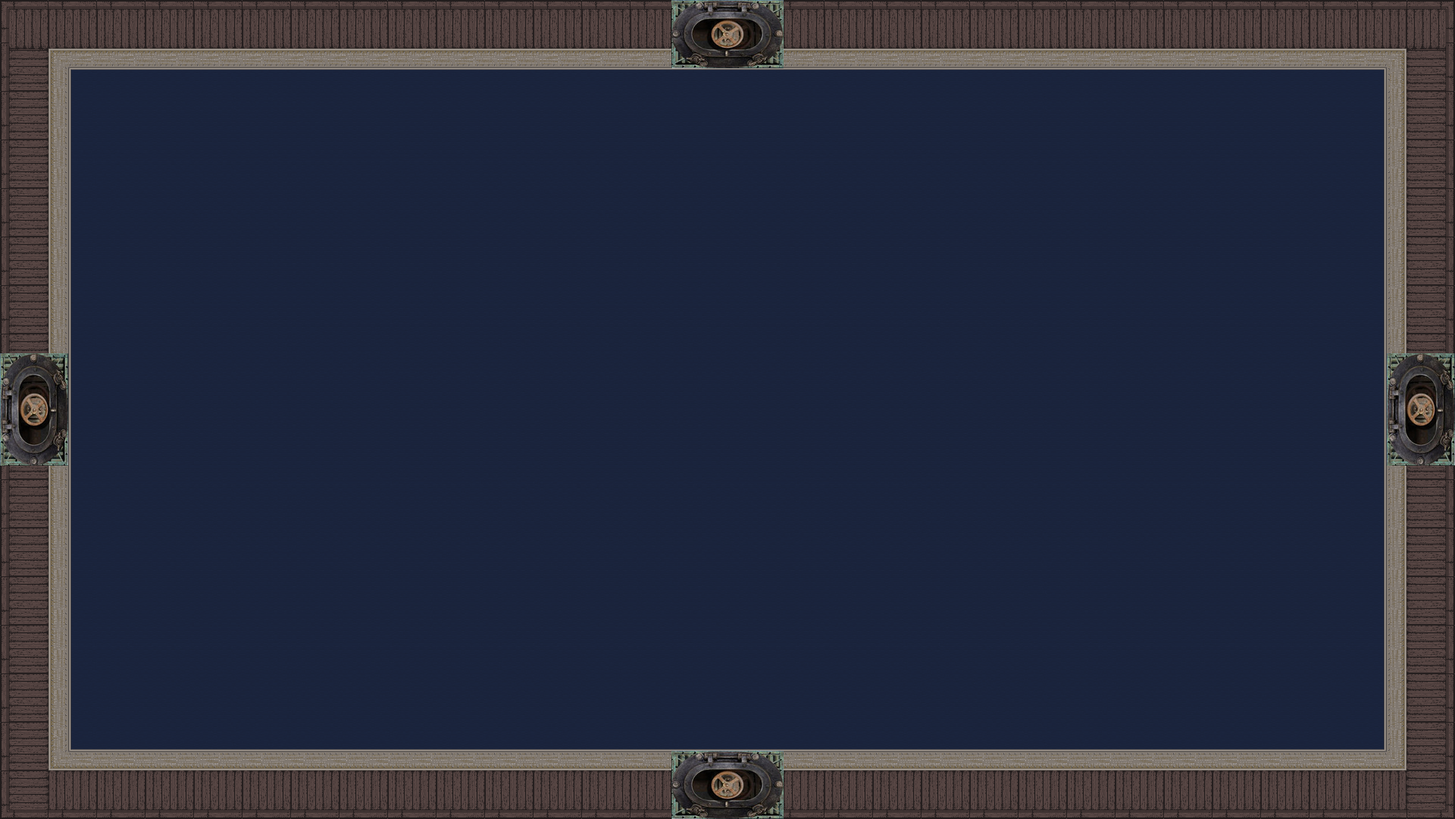
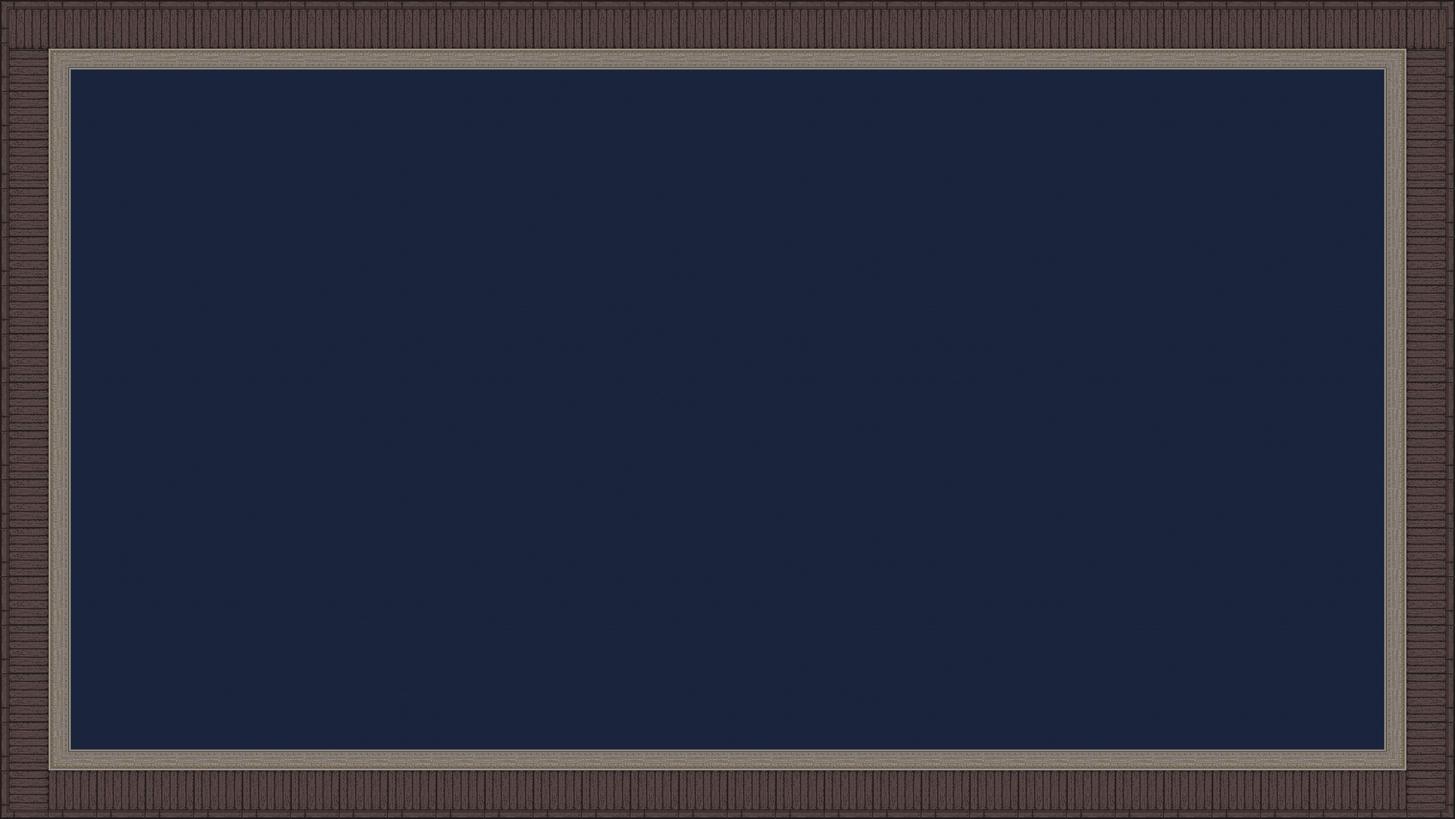
Layer changes from the first w=1455, h=819 image to the second:
removed layer "Door" over 0, 0, 1455, 819
